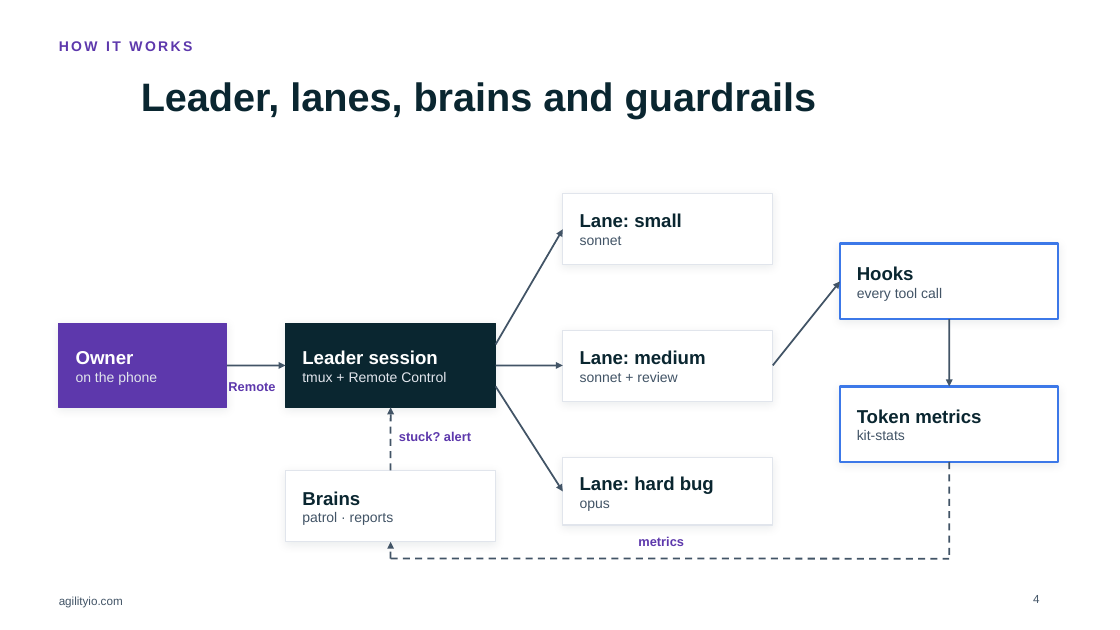
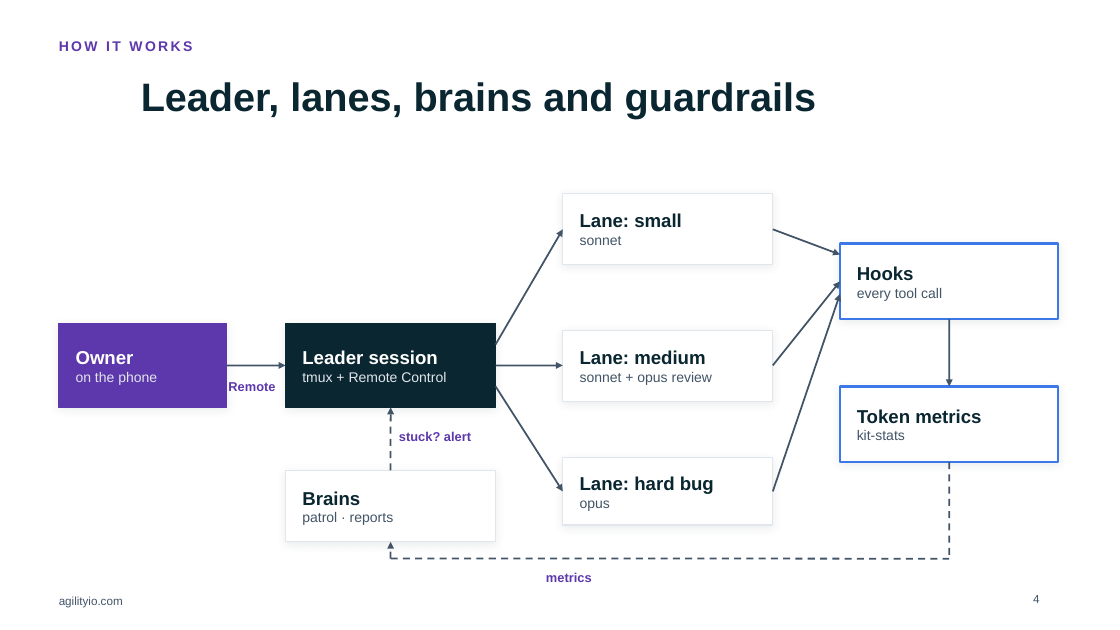
Before and after one commit to trungungtoan-agilityio/AgiAgentKit, a slide deck: slide 4 of docs/talk/Session-Superadvisor-AgilityIO.pptx. Drawn at 1120x630 pixels with LibreOffice and Linux fonts; fonts in the diff are those of the drawing; background and template pictures are left out. Boxes give left, top, right and bottom in pixels: in the first picture for what was removed or moved away, otherwise in the second. Text is boxed around its words. In the diff, an @@ line names an element or a change of style, - is before the commit and + after.

```diff
--- a/docs/talk/Session-Superadvisor-AgilityIO.pptx
+++ b/docs/talk/Session-Superadvisor-AgilityIO.pptx
@@ arrow added from (773, 229) to (840, 255), #425466 1.5 pt @@
@@ arrow added from (773, 492) to (840, 294), #425466 1.5 pt @@
@@ text at [580, 372, 712, 385]: text changed @@
-sonnet + review
+sonnet + opus review
@@ text "metrics": place and size @@
-text "metrics" at [638, 536, 684, 546]
+text "metrics" at [546, 572, 592, 582]
```
Also in this commit, not shown: 4 other slides changed, 16 other files.
